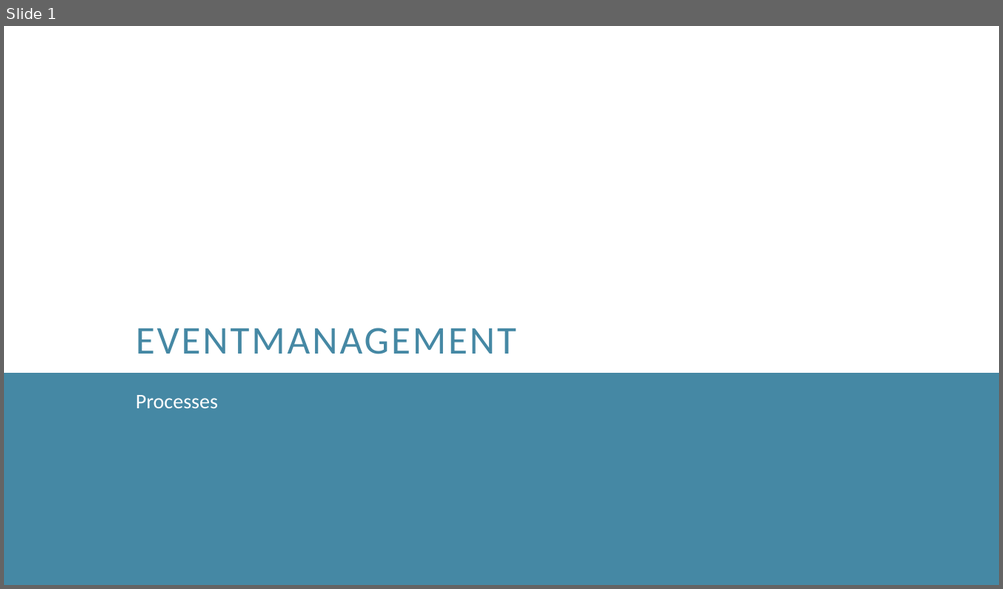
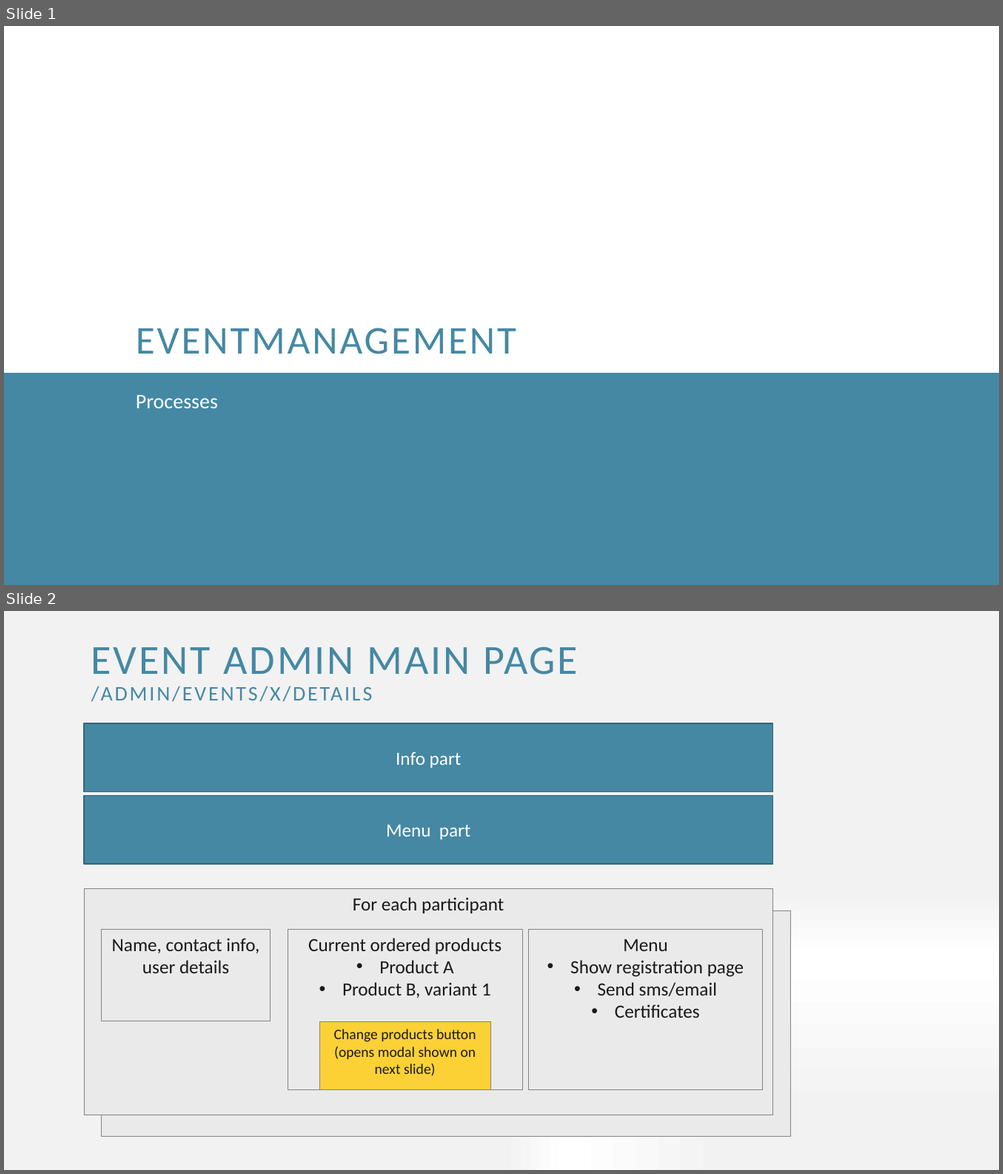
Before and after one commit to DaiHai027/Eventuras, a slide deck: docs/Specification/Specification.pptx. Shown one above the other, each under a label of ours: slide 1 before the commit, slides 1 and 2 after it. The pictures are 1003x589 and 1003x1174 pixels, drawn with LibreOffice and Linux fonts; fonts in the diff are those of the drawing. Boxes give left, top, right and bottom in pixels: in the first picture for what was removed or moved away, otherwise in the second. Text is boxed around its words. In the diff, an @@ line names an element or a change of style, - is before the commit and + after.

```diff
--- a/docs/Specification/Specification.pptx
+++ b/docs/Specification/Specification.pptx
@@ slide 2 added at bbox=[4, 611, 999, 1170], background gradient #F2F2F2 to #FFFFFF @@
@@ title added at bbox=[91, 647, 578, 701], 20 pt, text #4588A4 @@
+EVENT ADMIN MAIN PAGE
+/ADMIN/EVENTS/X/DETAILS
@@ rectangle added at bbox=[84, 723, 772, 792], fill #4588A4, outline #336579 1 pt, 18 pt, text #FFFFFF @@
+Info part
@@ rectangle added at bbox=[84, 795, 772, 864], fill #4588A4, outline #336579 1 pt, 18 pt, text #FFFFFF @@
+Menu part
@@ rectangle added at bbox=[84, 889, 772, 1116], fill #EAEAEA, outline #838383 0.5 pt, 18 pt, text #191919 @@
+For each participant
@@ rectangle added at bbox=[102, 911, 791, 1137], fill #EAEAEA, outline #838383 0.5 pt, 18 pt, text #191919 @@
+Participants part
@@ rectangle added at bbox=[102, 930, 270, 1022], fill #EAEAEA, outline #838383 0.5 pt, 18 pt, text #191919 @@
+Name, contact info, user details
@@ rectangle added at bbox=[288, 930, 523, 1090], fill #EAEAEA, outline #838383 0.5 pt, 18 pt, text #191919 @@
+Current ordered products
+• Product A
+• Product B, variant 1
@@ rectangle added at bbox=[529, 930, 762, 1090], fill #EAEAEA, outline #838383 0.5 pt, 18 pt, text #191919 @@
+Menu
+• Show registration page
+• Send sms/email
+• Certificates
@@ rectangle added at bbox=[319, 1022, 490, 1090], fill #FCD136, outline #838383 0.5 pt, 14 pt, text #191919 @@
+Change products button (opens modal shown on next slide)
```
Also in this commit, not shown: 1 slide changed, 2 other slides added, 1 slide removed.
